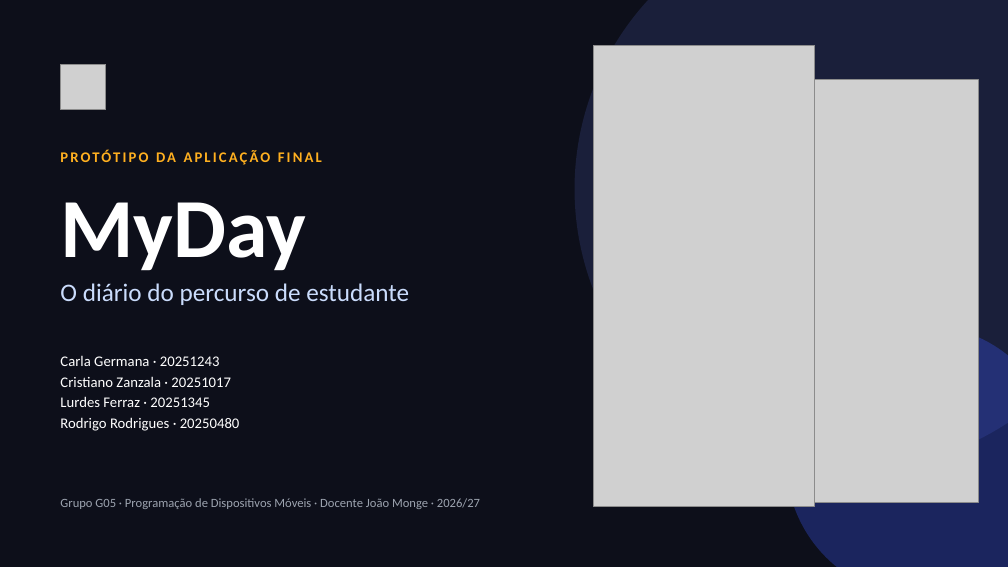
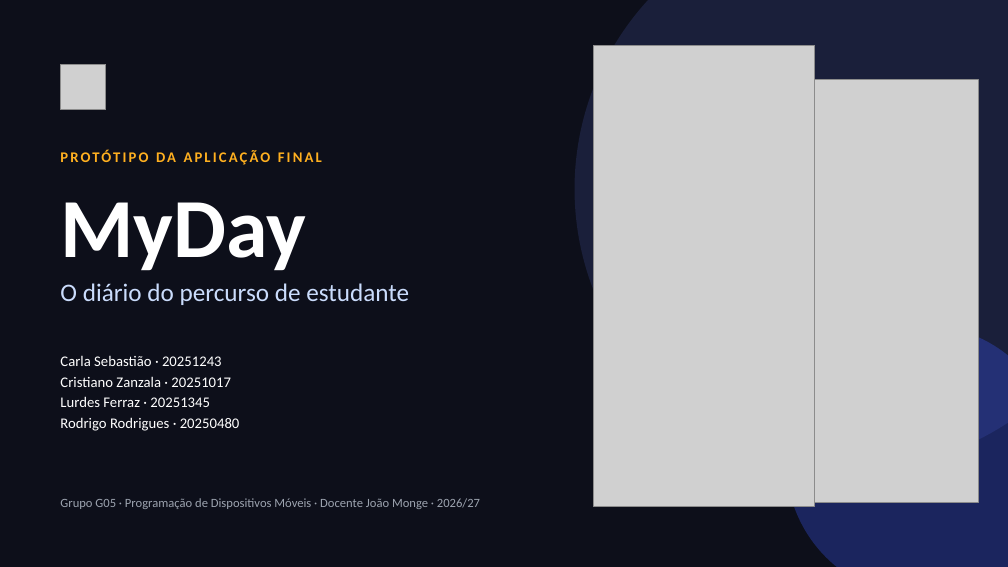
Before and after one commit to Carla-Svbas/G05-MyDay-, a slide deck: slide 1 of G05_MyDay/05_Artefactos/Apresentacoes/apresentacao-02.pptx. Drawn at 1008x567 pixels with LibreOffice and Linux fonts; fonts in the diff are those of the drawing; grey boxes stand for pictures. Boxes give left, top, right and bottom in pixels: in the first picture for what was removed or moved away, otherwise in the second. Text is boxed around its words. In the diff, an @@ line names an element or a change of style, - is before the commit and + after.

```diff
--- a/G05_MyDay/05_Artefactos/Apresentacoes/apresentacao-02.pptx
+++ b/G05_MyDay/05_Artefactos/Apresentacoes/apresentacao-02.pptx
@@ text at (x1=60, y1=356, x2=222, y2=366): text changed @@
-Carla Germana · 20251243
+Carla Sebastião · 20251243
```
Also in this commit, not shown: 1 other slide changed, 1 other file.
